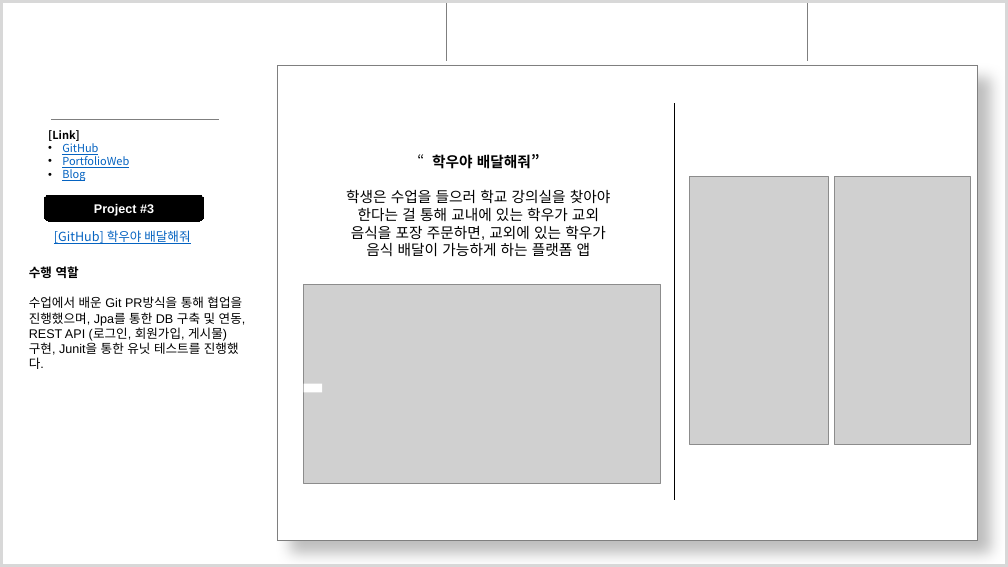
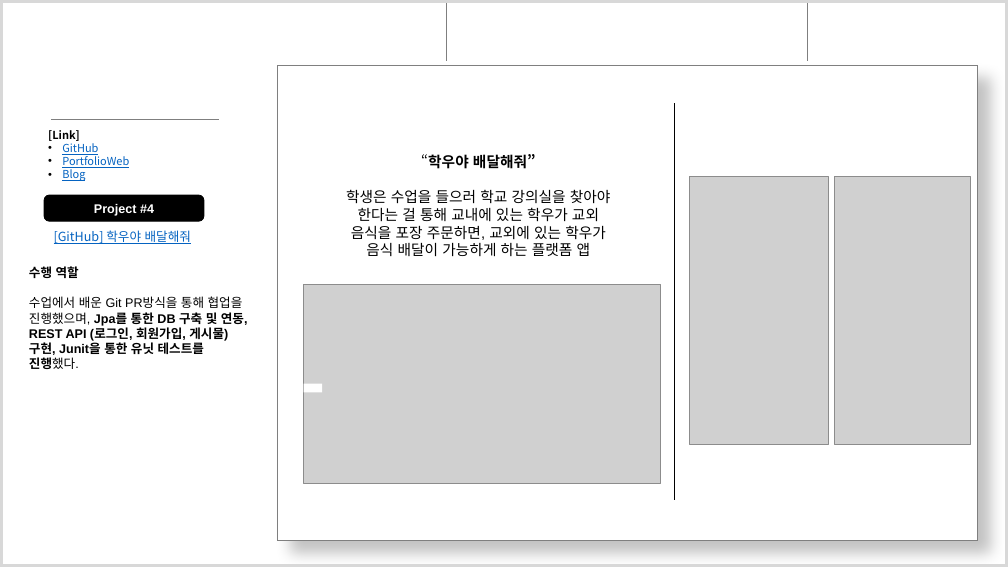
Before and after one commit to wocjf0513/portfolio-ppt, a slide deck: slide 7 of 심재철PT.pptx (slide 6 before the commit). Drawn at 1008x567 pixels with LibreOffice and Linux fonts; fonts in the diff are those of the drawing; grey boxes stand for pictures; background and template pictures are left out. Boxes give left, top, right and bottom in pixels: in the first picture for what was removed or moved away, otherwise in the second. Text is boxed around its words. In the diff, an @@ line names an element or a change of style, - is before the commit and + after.

```diff
--- a/심재철PT.pptx
+++ b/심재철PT.pptx
@@ rectangle at (278,66,979,541): shadow changed @@
@@ text at (94,204,154,216): text changed @@
-Project #3
+Project #4
@@ text at (29,296,248,369): bold on in "Jpa를 통한 DB 구축 및 연동, REST ..." @@
```
Also in this commit, not shown: 6 other slides changed, 1 slide added.
